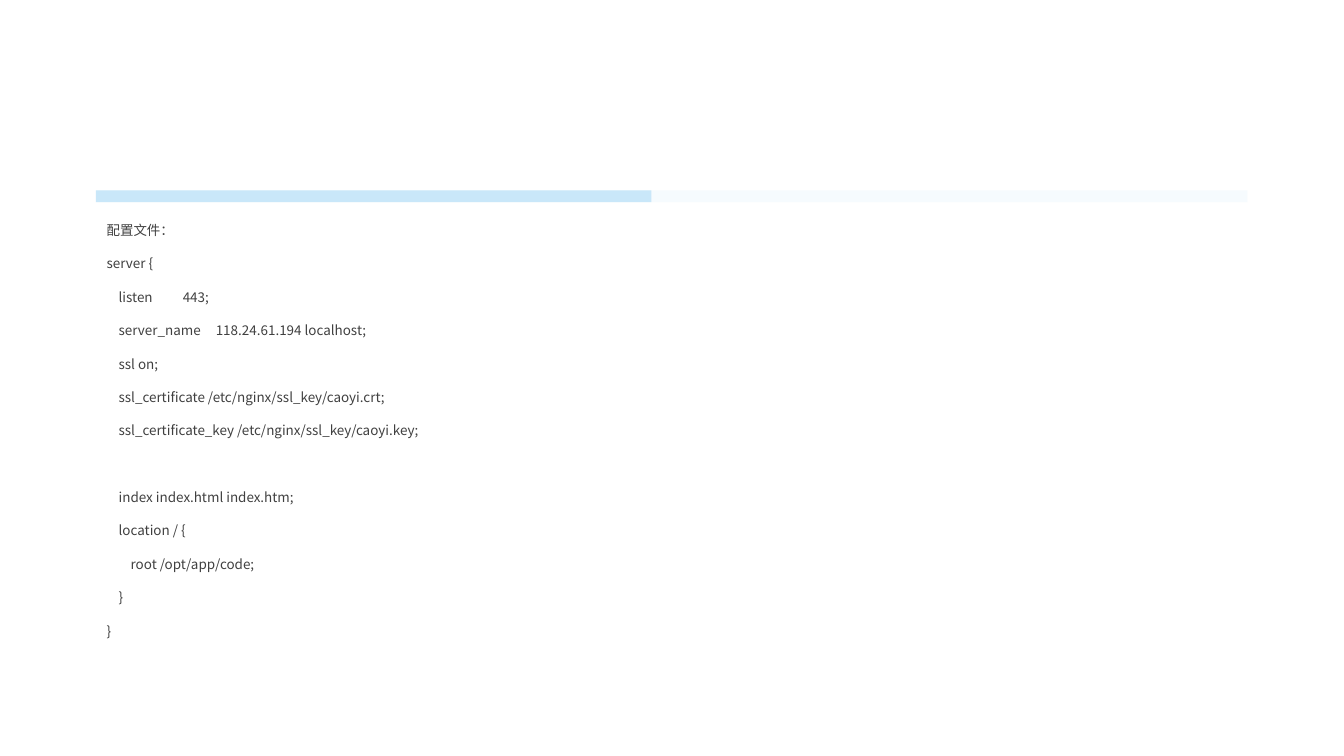
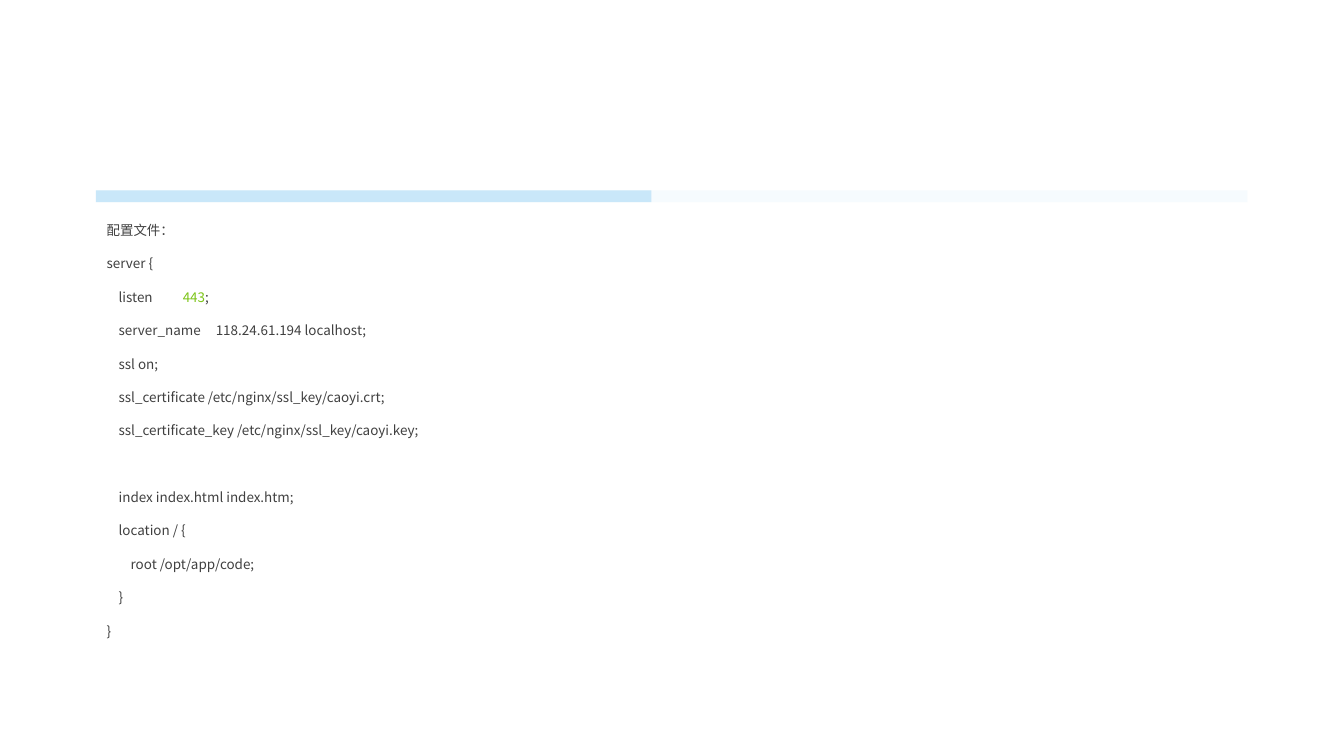
Before and after one commit to kakaisaname/php, a slide deck: slide 59 of nginx/Nginx.pptx. Drawn at 1344x756 pixels with LibreOffice and Linux fonts; fonts in the diff are those of the drawing; background and template pictures are left out. Boxes give left, top, right and bottom in pixels: in the first picture for what was removed or moved away, otherwise in the second. Text is boxed around its words. In the diff, an @@ line names an element or a change of style, - is before the commit and + after.

```diff
--- a/nginx/Nginx.pptx
+++ b/nginx/Nginx.pptx
@@ text at <box>119,291,209,304</box>: text colour #404040 to #7BC415 in "443;" @@
```
Also in this commit, not shown: 18 other slides changed, 4 slides added, 3 slides removed.
